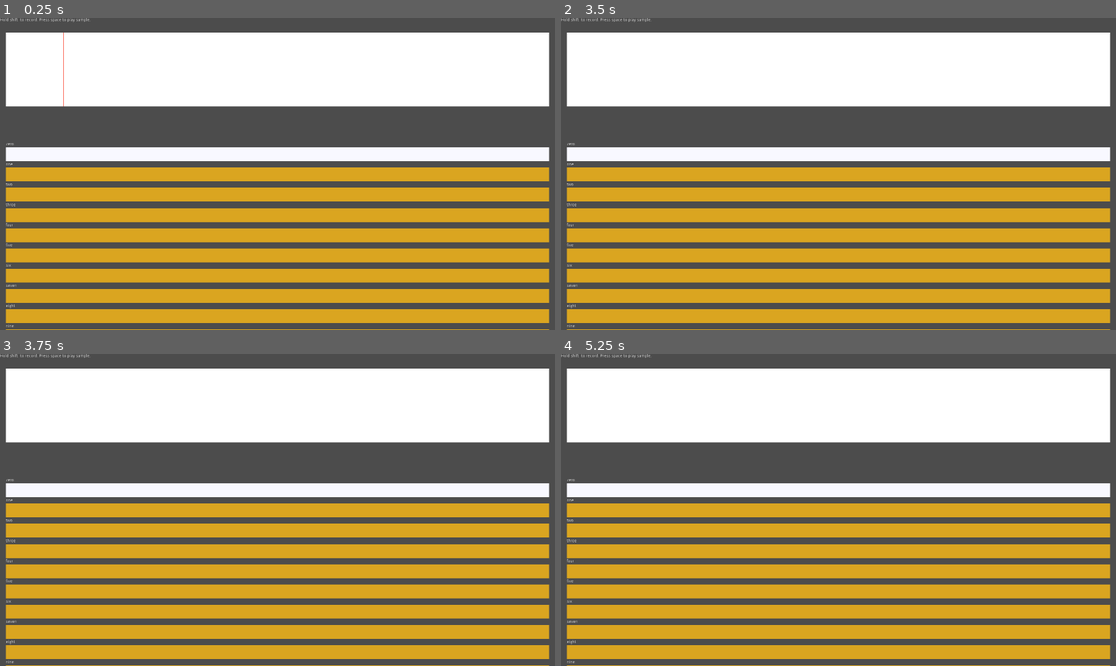
Above: before the commit, frames 1-4 (two rows, left to right).
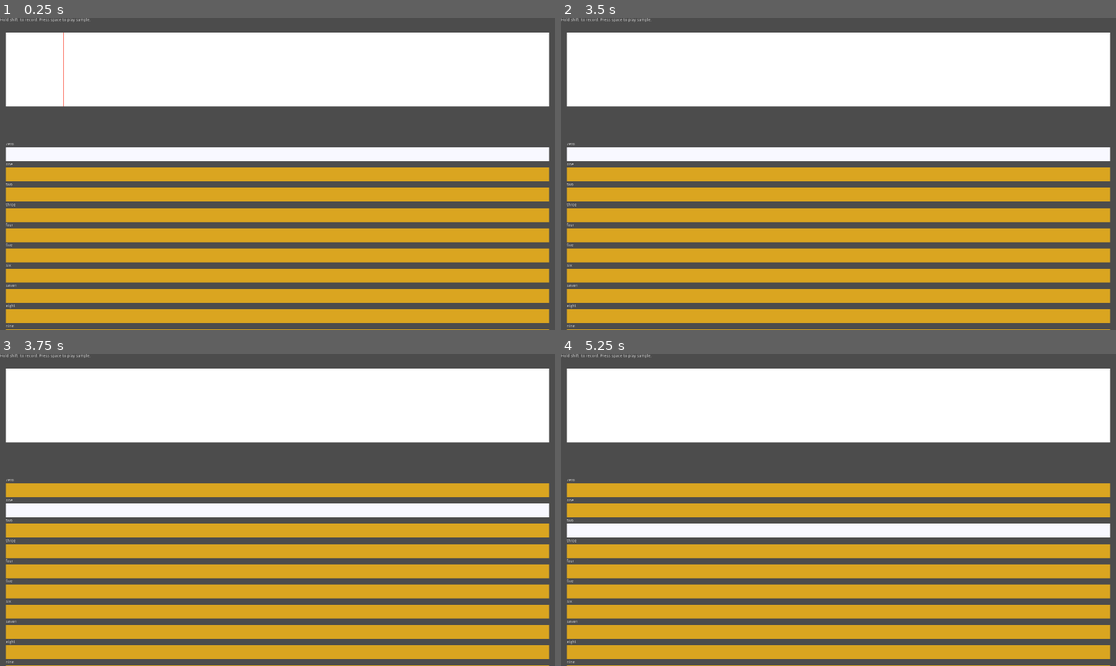
Above: after the commit, the same moments.

Repository: tangentstorm/fnarbmlyx
Game: Godot game, scene res://main.tscn
The game is run twice, just before and just after one commit, with the same random seed, the same clock (stepped at 60 frames per second) and the same inputs.
Inputs (mouse positions are in pixels of both pictures, inside the frame that each line leads up to):
- Up to frame 1 (0.25 s): no input
- Up to frame 2 (3.5 s): tap Space (ui_select) at 0.5, 0.77, 1.25, 2, 2.75 s; move the mouse to (960, 158) at 0.52 s; hold Up 0.53-1.25 s; click (960, 158) at 0.67 s; drag from (727, 189) to (810, 236) at 1.27 s; move the mouse to (894, 105) at 2.02 s; hold Up 2.03-2.75 s; drag from (810, 236) to (672, 127) at 2.77 s
- Up to frame 3 (3.75 s): tap Space (ui_select) at 3.5 s; move the mouse to (444, 556) at 3.52 s; hold Down from 3.53 s (still down)
- Up to frame 4 (5.25 s): tap Space (ui_select) at 3.77, 4.25 s; release Down at 4.25 s; drag from (672, 463) to (755, 432) at 4.27 s; move the mouse to (866, 510) at 5.02 s; hold Down from 5.03 s (still down); click (866, 510) at 5.17 s

Frames 1-2 are identical in both runs. In frame 3, 8.7% of the frame differs, in the area x 1-99%, y 41-53%; in frame 4, 8.7%.

Commit message:
arrow keys to select prompt

Diff:
--- a/AudioClip.gd
+++ b/AudioClip.gd
@@ -15,6 +15,7 @@
 
 func _set_active(x):
 	active = x
+	color = Color.ghostwhite if active else Color.goldenrod
 	update()
 
 func _set_sample(x):
@@ -57,7 +58,6 @@
 	# return (a+b)>>1
 
 func _draw():
-	color = Color.ghostwhite if active else Color.goldenrod
 	if sample:
 		printSampleInfo()
 		var o = Vector2(0,rect_size.y/2)
--- a/Prompter.gd
+++ b/Prompter.gd
@@ -4,7 +4,7 @@
 
 export var root : String = "e:/audio/"
 export var path : String = "lines"
-export var cursor : int = 0
+export var cursor : int = 0 setget _set_cursor
 export var prompts : PoolStringArray = [
 	"zero", "one", "two", "three", "four",
 	"five", "six", "seven", "eight", "nine"]
@@ -15,9 +15,9 @@
 	for i in range(0, $vbox.get_child_count()):
 		$vbox.get_child(i).queue_free()
 
-func set_cursor(i):
+func _set_cursor(i):
 	get_clip(cursor).active = false
-	cursor = i
+	cursor = int(clamp(i, 0, prompts.size()-1))
 	get_clip(cursor).active = true
 
 func get_clip(i=-1):
@@ -32,7 +32,7 @@
 		c.get_node('prompt').text = p
 		c.get_node('clip').sample = null # AudioStreamSample.new()
 		$vbox.add_child(c)
-	set_cursor(0)
+	_set_cursor(0)
 
 func save_clip(i=-1):
 	if i == -1: i = cursor
--- a/main.gd
+++ b/main.gd
@@ -8,7 +8,6 @@
 func _ready():
 	var idx = AudioServer.get_bus_index("Record")
 	mic = AudioServer.get_bus_effect(idx,0)
-
 
 
 func _process(_dt):
@@ -28,3 +27,10 @@
 
 	if Input.is_action_just_released("ui_select"):
 		$ClipScroller.play()
+
+func _input(event):
+	if event is InputEventKey and event.pressed:
+		if event.scancode == KEY_UP:
+			$Prompter.cursor -= 1
+		if event.scancode == KEY_DOWN:
+			$Prompter.cursor += 1
